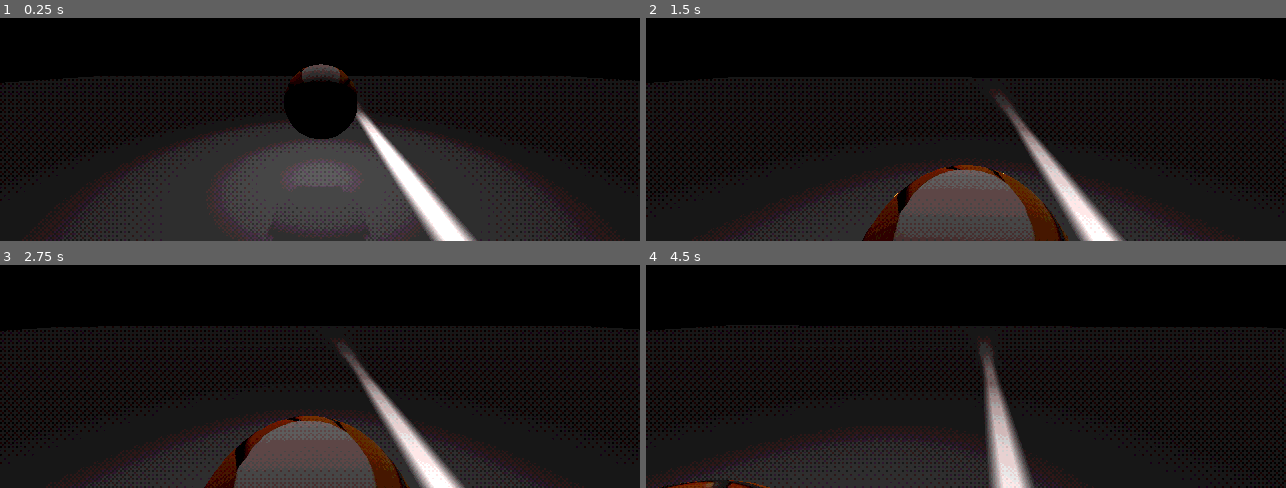
Above: before the commit, frames 1-4 (two rows, left to right).
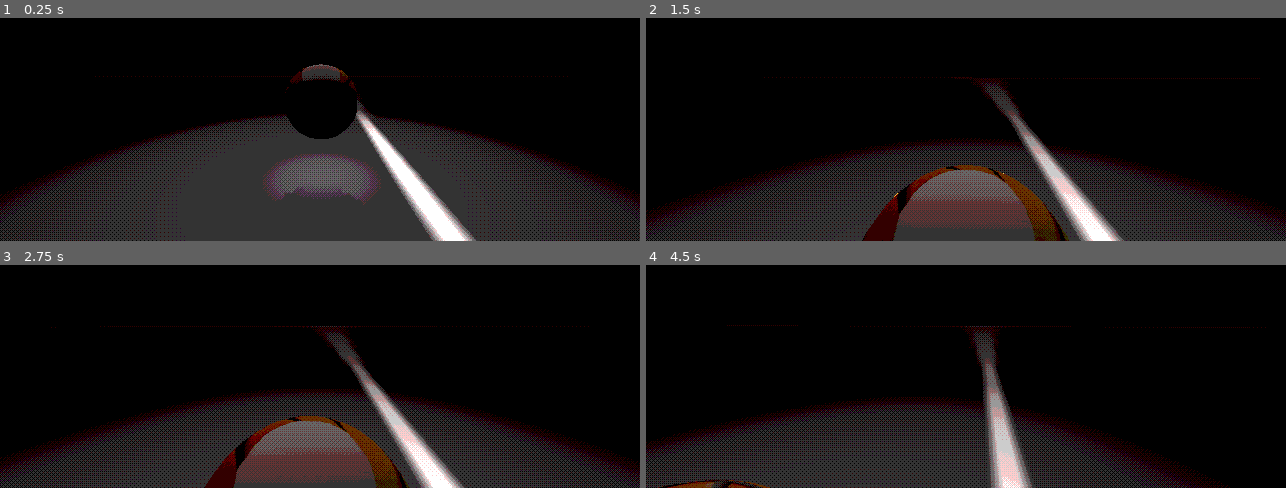
Above: after the commit, the same moments.

Repository: bigTEAM-gg/MEATBOAT
Game: Godot game, scene res://Main.tscn
The game is run twice, just before and just after one commit, with the same random seed, the same clock (stepped at 60 frames per second) and the same inputs.
Inputs (mouse positions are in pixels of both pictures, inside the frame that each line leads up to):
- Up to frame 1 (0.25 s): no input
- Up to frame 2 (1.5 s): tap Enter at 0.5 s; move the mouse to (998, 60) at 0.52 s; hold W (up) from 0.53 s (still down); tap F (flashlight) at 0.6 s; tap Space (jump) at 0.77 s; move the mouse to (934, 62) at 1.27 s; click (934, 62) at 1.35 s
- Up to frame 3 (2.75 s): keep holding W (up); tap Space (jump) at 1.52 s; move the mouse to (332, 300) at 2.02 s; hold Shift from 2.03 s (still down)
- Up to frame 4 (4.5 s): keep holding W (up); tap Space (jump) at 2.75, 3.02, 3.77 s; move the mouse to (959, 314) at 2.77 s; release Shift at 2.78 s; tap F (flashlight) at 2.85 s; move the mouse to (1017, 311) at 3.52 s; press the mouse at (1017, 311) at 3.53 s; move the mouse to (914, 302) at 4.27 s; release the mouse at (914, 302) at 4.28 s; tap Shift at 4.35 s

The runs differ from the first frame. In frame 1, 15% of the frame differs, in the area x 0-100%, y 20-100%; in frame 2, 18%; in frame 3, 18%, in the area x 0-100%, y 27-100%; in frame 4, 15%.

Commit message:
add source note

Diff:
--- a/assets/materials/ps1filter.tres
+++ b/assets/materials/ps1filter.tres
@@ -1,7 +1,8 @@
 [gd_resource type="ShaderMaterial" load_steps=2 format=3 uid="uid://bghm2bhnq7t7m"]
 
 [sub_resource type="Shader" id="Shader_l7ynn"]
-code = "shader_type canvas_item;
+code = "// https://godotshaders.com/shader/ps1-psx-postprocessing/
+shader_type canvas_item;
 
 render_mode unshaded;
 
@@ -78,5 +79,5 @@
 shader = SubResource("Shader_l7ynn")
 shader_parameter/enabled = true
 shader_parameter/dithering = true
-shader_parameter/colors = 12
-shader_parameter/dither_size = 2
+shader_parameter/colors = 6
+shader_parameter/dither_size = 1
